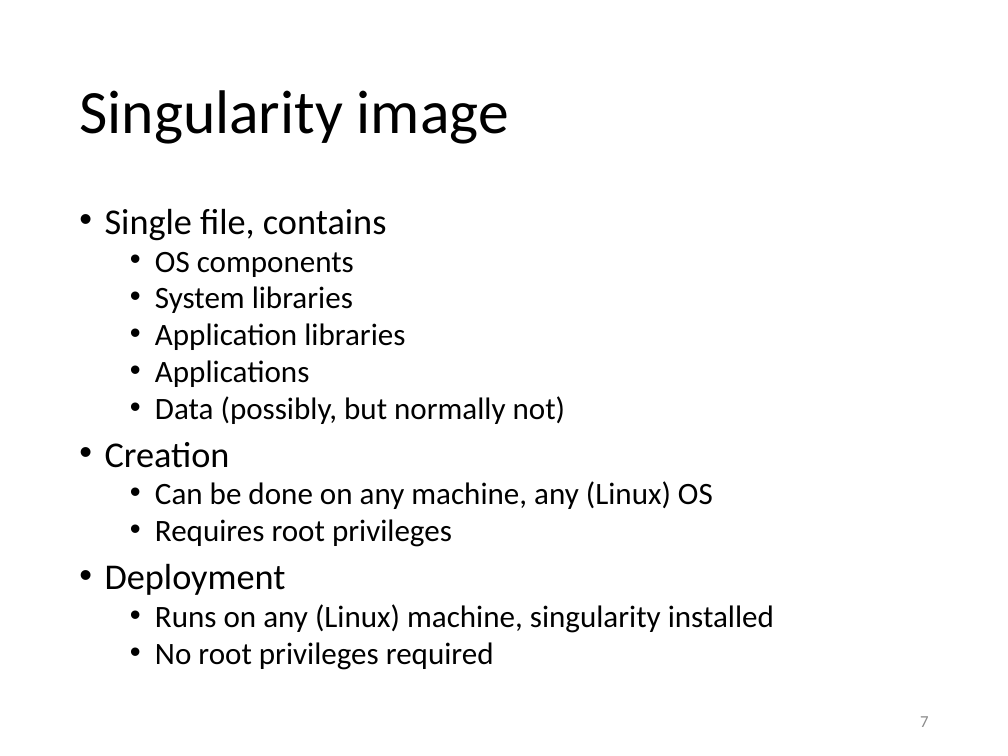
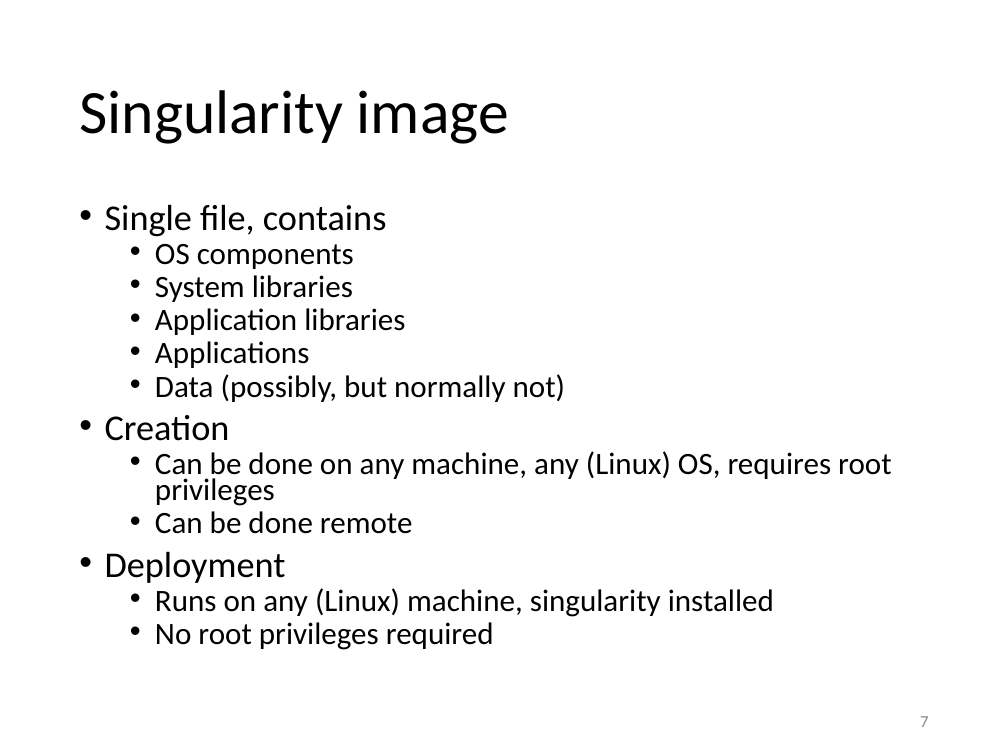
Before and after one commit to gjbex/Containers-for-HPC, a slide deck: slide 7 of singularity.pptx. Drawn at 1008x756 pixels with LibreOffice and Linux fonts; fonts in the diff are those of the drawing. Boxes give left, top, right and bottom in pixels: in the first picture for what was removed or moved away, otherwise in the second. Text is boxed around its words. In the diff, an @@ line names an element or a change of style, - is before the commit and + after.

```diff
--- a/singularity.pptx
+++ b/singularity.pptx
@@ text at (105, 204, 774, 650): line spacing 0.8 to 0.7 @@
@@ text at (155, 451, 891, 534): text changed @@
-  • Can be done on any machine, any (Linux) OS
-  • Requires root privileges
+  • Can be done on any machine, any (Linux) OS, requires root privileges
+  • Can be done remote
```
Also in this commit, not shown: 1 other slide changed.
